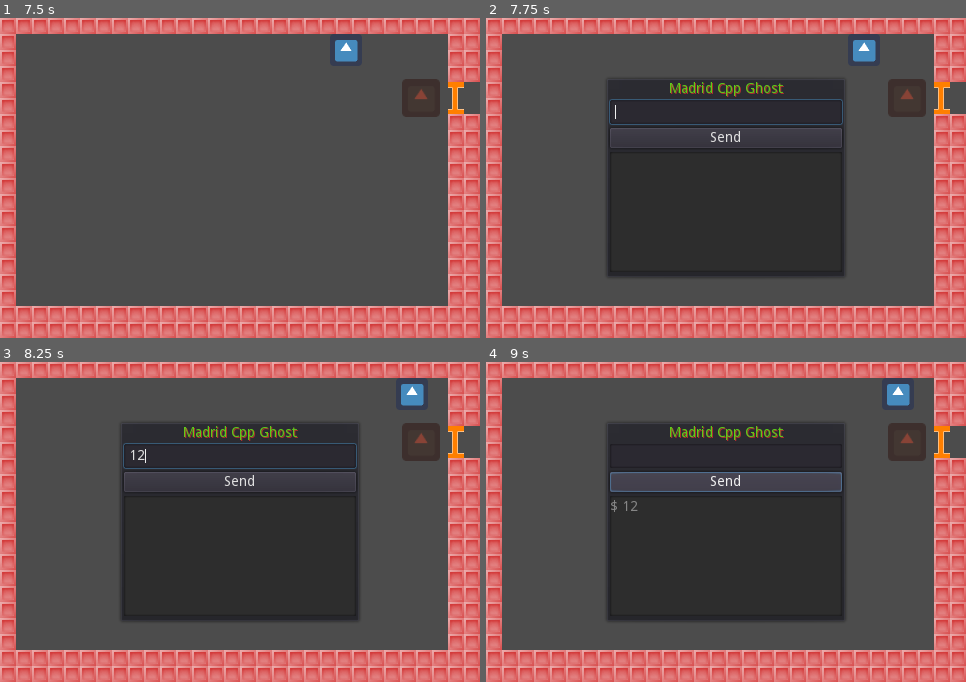
Above: before the commit, frames 1-4 (two rows, left to right).
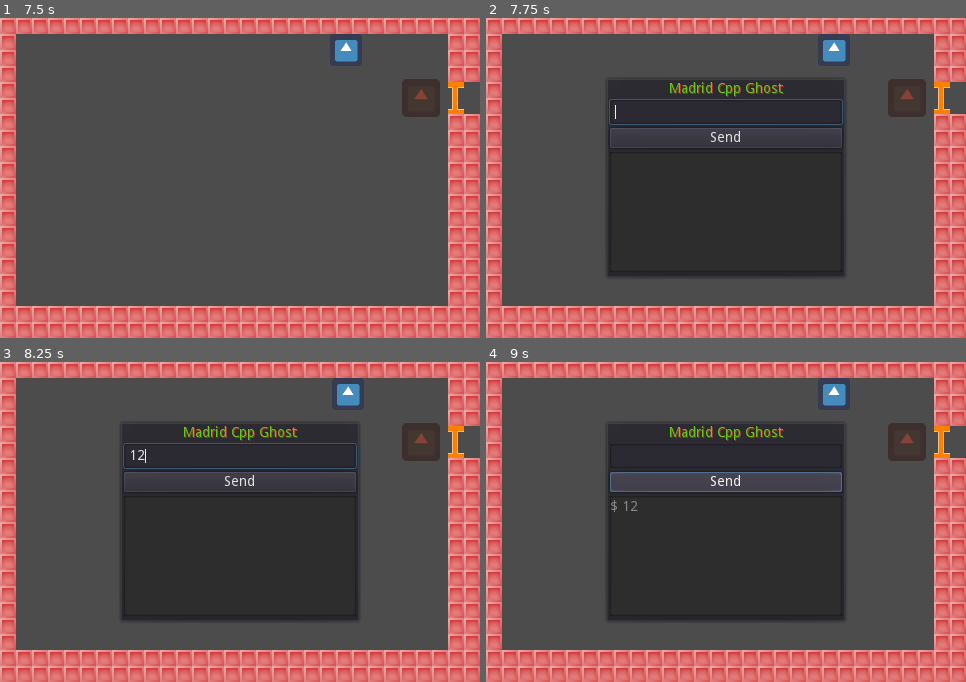
Above: after the commit, the same moments.

Repository: jgsogo/talk-godot-gdnative
Game: Godot game, scene res://MainScene.tscn
Same seed, same stepped clock (60 frames per second), same inputs: the game is played once before the commit and once after it. The engine's default icon, where the game draws it, is replaced by a stand-in: a white triangle on a blue panel in a dark square.
Inputs (mouse positions are in pixels of both pictures, inside the frame that each line leads up to):
- Up to frame 1 (7.5 s): tap Enter at 0.5, 2.75 s; hold Up (ui_up) 0.53-2.03 s; tap Space at 2, 3.5 s; hold Left (ui_left) 2.03-3.53 s; hold Down (ui_down) 3.53-4.28 s; hold Right (ui_right) 4.28-5.03 s; hold Up (ui_up) 5.03-5.78 s; hold Right (ui_right) from 5.78 s (still down)
- Up to frame 2 (7.75 s): keep holding Right (ui_right)
- Up to frame 3 (8.25 s): release Right (ui_right) at 8 s; click (240, 454) at 8.02 s; type "12" at 8.1 s
- Up to frame 4 (9 s): click "Send" at 8.75 s

Frame 1 is identical in both runs. In frame 2, 0.7% of the frame differs, in the area x 70-82%, y 6-14%; in frame 3, 0.7%; in frame 4, 0.7%.

Commit message:
Make game pause when the dialog is shown and unpause after that

Diff:
--- a/Dialog.gd
+++ b/Dialog.gd
@@ -11,14 +11,18 @@
 func _on_Dialog_body_entered(body):
 	$Ghost.visible = true
 	$PopupPanel.popup_centered()
+	get_tree().paused = true
+	print("Paused")
 
 
 func _on_Dialog_body_exited(body):
 	$Ghost.visible = false
-	$PopupPanel.hide()
-
 
 func _on_SendButton_pressed():
 	msg_box.text += "$ " + input.text + "\n"
 	emit_signal("text_sent", input.text)
 	input.text = ""
+
+func _on_PopupPanel_popup_hide():
+	print("unpaused")
+	get_tree().paused = false
--- a/Dialog.tscn
+++ b/Dialog.tscn
@@ -19,6 +19,7 @@
 texture = ExtResource( 2 )
 
 [node name="PopupPanel" type="PopupPanel" parent="."]
+pause_mode = 2
 margin_left = -330.0
 margin_top = -40.0
 margin_right = -90.0
@@ -60,4 +61,5 @@
 wrap_enabled = true
 [connection signal="body_entered" from="." to="." method="_on_Dialog_body_entered"]
 [connection signal="body_exited" from="." to="." method="_on_Dialog_body_exited"]
+[connection signal="popup_hide" from="PopupPanel" to="." method="_on_PopupPanel_popup_hide"]
 [connection signal="pressed" from="PopupPanel/Contents/SendButton" to="." method="_on_SendButton_pressed"]
